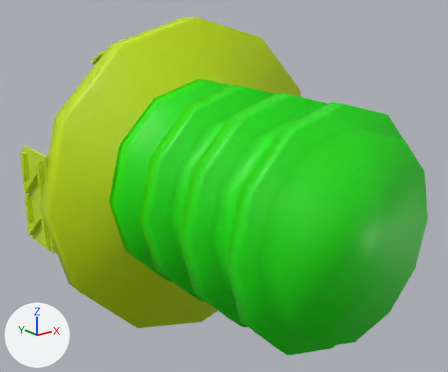
Before and after pictures for a commit that changed the FBX model Content/Models/Objects/Tower/TowerBig.fbx.
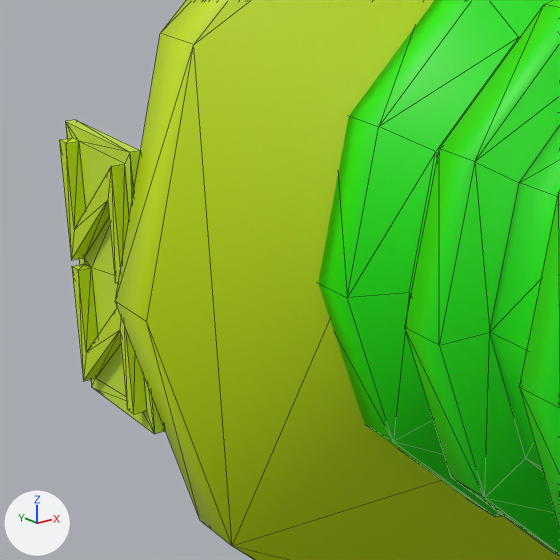
There are two pictures of each version: one whole from a 50 mm lens placed at (-41.5, -54.6, 21.3), pointed at (1.3, -1.1, -0.1), one close up on the part from 0% to 43% of the width and 28% to 80% of the height. Arrows for +X, +Y and +Z are at lower left; the lights stay in place. The close-ups show mesh edges as thin lines. Objects named as collision shapes, trigger or cutter boxes, shadow casters or lower levels of detail are left out. Where no turn or scale is listed for an object, it has been applied to the vertices. Vertices at the same position are counted once.

Before the edit, the objects in view are built like this:
```python
me_tower = bpy.data.meshes.new('Tower')
me_tower.from_pydata(...)  # 389 vertices, 742 faces; spans x -18.6..18.6, y -22.2..22.2, z -18.6..18.6
# faces by material slot: [380, 142, 32, 188]
me_tower.materials.append(mat_mat_base)  # green #17e700
me_tower.materials.append(mat_mat_dome)  # black #222222
me_tower.materials.append(mat_mat_plaque)  # green #c5e731
me_tower.materials.append(mat_mat_ring)  # green #c8e700
ob_tower = bpy.data.objects.new('Tower', me_tower)
ob_tower.location = (0.0, 0.0, 0.0)
```
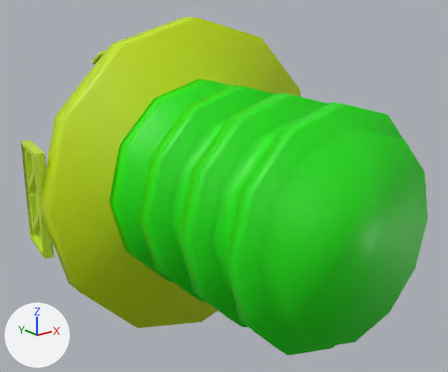
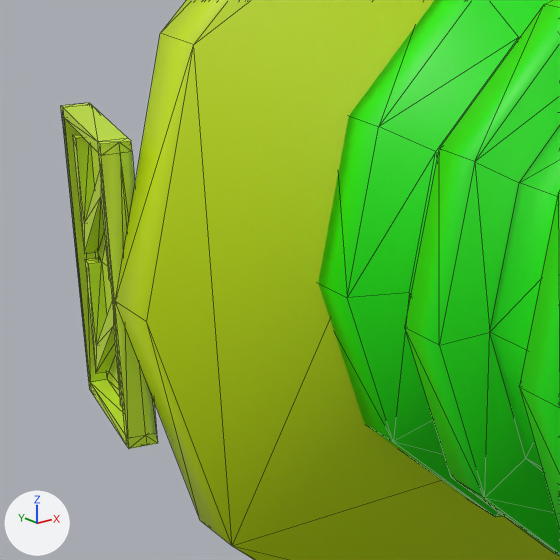
What differs and where, as boxes (x1, y1, x2, y2) in the close-ups (560 x 560 px):
'Tower', reshaped
    before: (59, 0, 560, 560)
    after: (61, 0, 560, 560)
part 1 of me_tower, built on
    before: (60, 120, 165, 434)
    after: (61, 103, 158, 449)
part 2 of me_tower, recoloured
    before: (59, 140, 147, 414)
    after: (73, 136, 123, 408)

The edits, one by one:
me_tower is used by ob_tower; location (0.0, 0.0, 0.0).
me_tower had 389 vertices, 742 faces and spanned x -18.6..18.6, y -22.2..22.2, z -18.6..18.6.
me_tower now has 425 vertices, 834 faces and spans x -18.6..18.6, y -22.2..22.2, z -18.6..18.6.
Part 1, on me_tower:
6 vertices are removed from x -17.6..-17.2, y 4.5..10.3, z -5.4..5.3.
31 faces are deleted.
4 vertices in x -18.1, y 5.1, z -4.6..4.7 move by (-0.1, 0.5, 0.0).
4 vertices in x -18.1, y 9.2, z -3.4..4.7 move by (0.6, 0.5, 0.0).
4 vertices in x -18.1, y 9.8, z -4.8..4.7 move by (0.7, 0.5, 0.0).
4 vertices in x -18.1, y 5.7, z -4.6..3.4 move by (0.0, 0.5, 0.0).
4 vertices in x -17.6, y 5.1, z -4.6..4.7 move by (-0.1, 0.4, 0.0).
4 vertices in x -17.6, y 5.7, z -4.6..3.4 move by (0.0, 0.4, 0.0).
10 vertices move from x -17.6, y 4.5..10.3, z -5.4..5.3 to x -17.8..-16.8, y 5.0..10.7, z -5.4..5.3.
22 vertices are added at x -18.5..-16.3, y 4.5..11.2, z -5.8..5.3.
20 new vertices lie (0.0, 0.0, 0.4) away from vertices in x -18.5..-16.3, y 4.5..11.2, z -5.8..5.3.
123 new faces join them, mat_mat_plaque (green #c5e731).
me_tower part 2: 32 faces spanning x -18.2..-16.9, y 5.5..10.3, z -4.8..4.7 switch from mat_mat_ring (green #c8e700) to mat_mat_plaque (green #c5e731).
